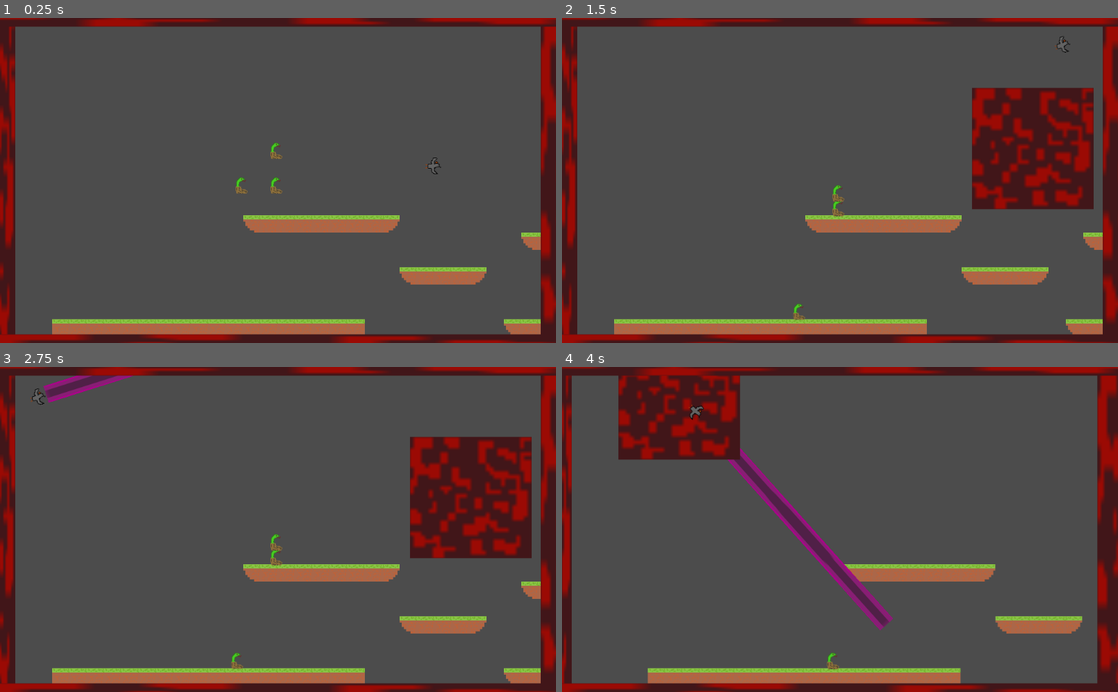
Above: before the commit, frames 1-4 (two rows, left to right).
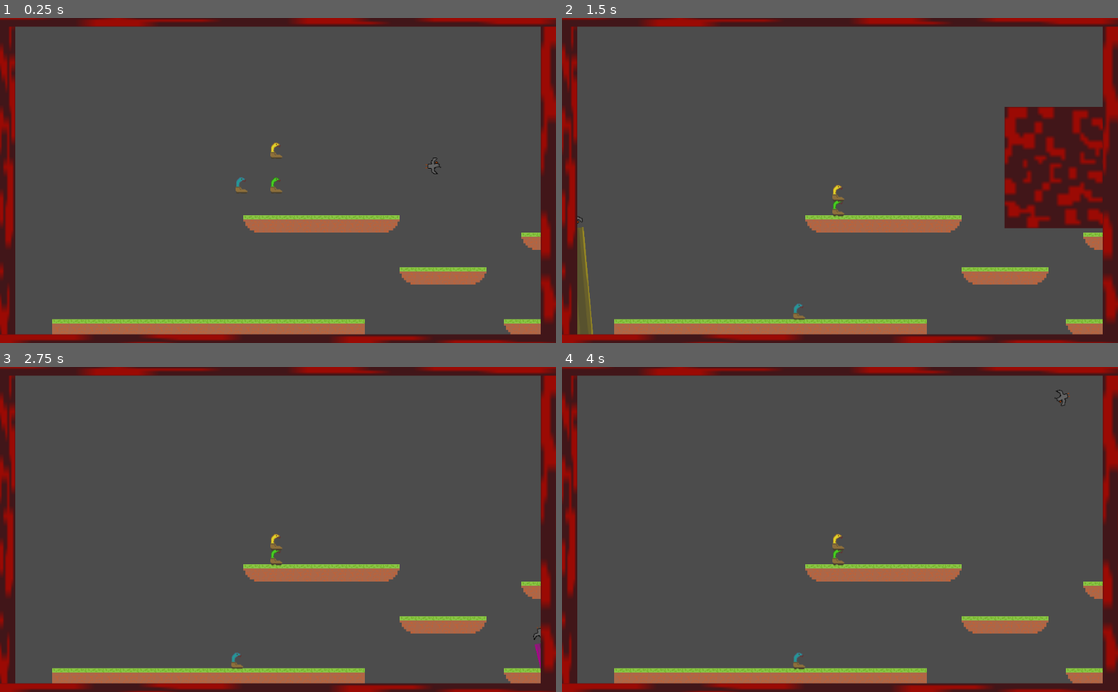
Above: after the commit, the same moments.

Repository: isaaclittler/Snake-In-Boot
Game: Godot game, scene res://Scenes/root.tscn
The game is run twice, just before and just after one commit, with the same random seed, the same clock (stepped at 60 frames per second) and the same inputs.
Inputs:
- Up to frame 1 (0.25 s): no input
- Up to frame 2 (1.5 s): hold Right (bird_move_right) from 0.53 s (still down); tap Up (bird_ability_1) at 0.6 s; tap W (ui_up) at 0.77 s; tap Down (bird_ability_2) at 0.8, 1.35 s
- Up to frame 3 (2.75 s): tap W (ui_up) at 1.52 s; tap Z (bird_ability_3) at 1.55, 2.1 s; release Right (bird_move_right) at 2.03 s; hold Left (bird_move_left) from 2.03 s (still down); tap Up (bird_ability_1) at 2.3 s
- Up to frame 4 (4 s): release Left (bird_move_left) at 2.78 s; hold Right (bird_move_right) from 2.78 s (still down); tap Up (bird_ability_1) at 2.85 s; tap W (ui_up) at 3.02, 3.77 s; tap Down (bird_ability_2) at 3.05, 3.6 s; tap Z (bird_ability_3) at 3.8 s

The runs differ from the first frame. In frame 1, 0.1% of the frame differs, in the area x 42-51%, y 38-55%; in frame 2, 8.2%; in frame 3, 8.9%; in frame 4, 14%, in the area x 0-100%, y 2-98%.

Commit message:
updated snake sprites

Diff:
--- a/Scenes/level1.tscn
+++ b/Scenes/level1.tscn
@@ -239,7 +239,9 @@
 
 z_index = 1
 texture = ExtResource( 6 )
-_sections_unfolded = [ "Z Index" ]
+region_enabled = true
+region_rect = Rect2( 0, 0, 32, 32 )
+_sections_unfolded = [ "Region" ]
 
 [node name="CollisionShape2D" type="CollisionShape2D" parent="Snake1" index="1"]
 
@@ -273,7 +275,6 @@
 "snakes",
 ]]
 
-editor/display_folded = true
 light_mask = 4
 position = Vector2( -64, 0 )
 input_pickable = false
@@ -291,7 +292,9 @@
 
 z_index = 1
 texture = ExtResource( 6 )
-_sections_unfolded = [ "Z Index" ]
+region_enabled = true
+region_rect = Rect2( 32, 0, 32, 32 )
+_sections_unfolded = [ "Region", "Z Index" ]
 
 [node name="CollisionShape2D" type="CollisionShape2D" parent="Snake2" index="1"]
 
@@ -342,7 +345,9 @@
 
 z_index = 1
 texture = ExtResource( 6 )
-_sections_unfolded = [ "Z Index" ]
+region_enabled = true
+region_rect = Rect2( 64, 0, 32, 32 )
+_sections_unfolded = [ "Region", "Z Index" ]
 
 [node name="CollisionShape2D" type="CollisionShape2D" parent="Snake3" index="1"]
 
@@ -427,6 +432,7 @@
 
 [node name="laser" type="Sprite" parent="." index="7"]
 
+editor/display_folded = true
 position = Vector2( 0, -500 )
 scale = Vector2( 1, 16 )
 texture = ExtResource( 11 )
--- a/Scripts/KinematicBody2D.gd
+++ b/Scripts/KinematicBody2D.gd
@@ -36,13 +36,14 @@
 		rotationDir -= 1
 	elif Input.is_action_pressed("bird_move_right"):
 		rotationDir += 1
+	#if Input.is_action_just_pressed("bird_ability_1")\
+	#and lasering == false:
+	#	rotation += PI
 	if Input.is_action_just_pressed("bird_ability_1")\
 	and lasering == false:
-		rotation += PI
-	if Input.is_action_just_pressed("bird_ability_2"):
 		#print("pew pew")
 		emit_signal("visionBlock")
-	if Input.is_action_just_pressed("bird_ability_3"):
+	if Input.is_action_just_pressed("bird_ability_2"):
 		ability3()
 	#if Input.is_action_just_pressed("bird_ability_4"):
 
Binary file changed: Assets/snake1.png
Not shown, changed: Assets/snake1.png.import
